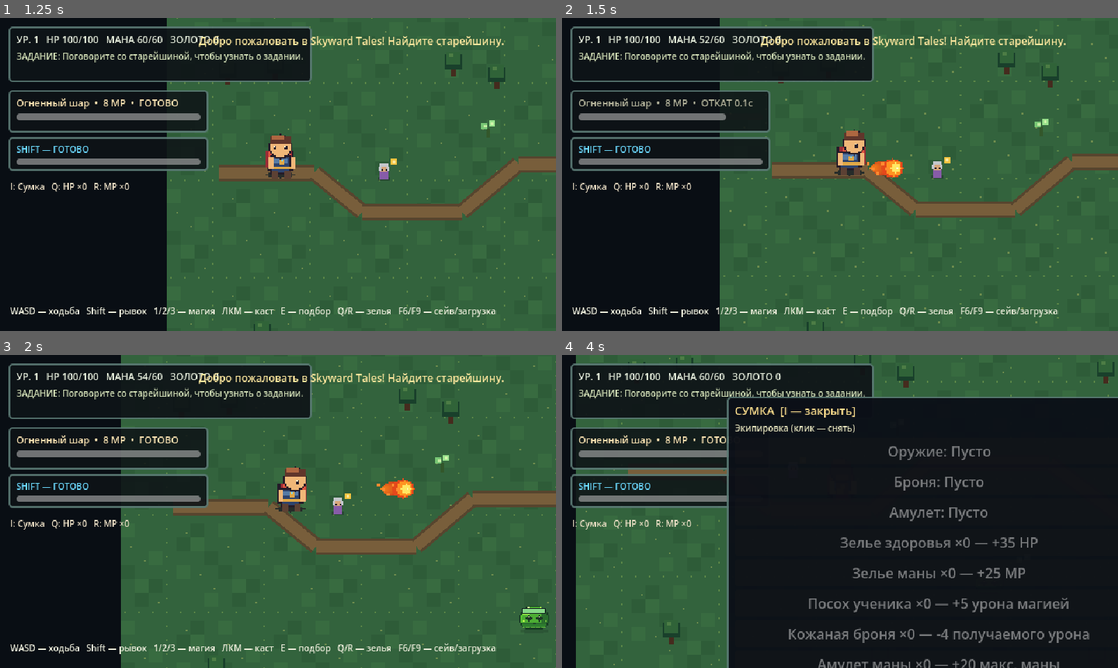
Above: before the commit, frames 1-4 (two rows, left to right).
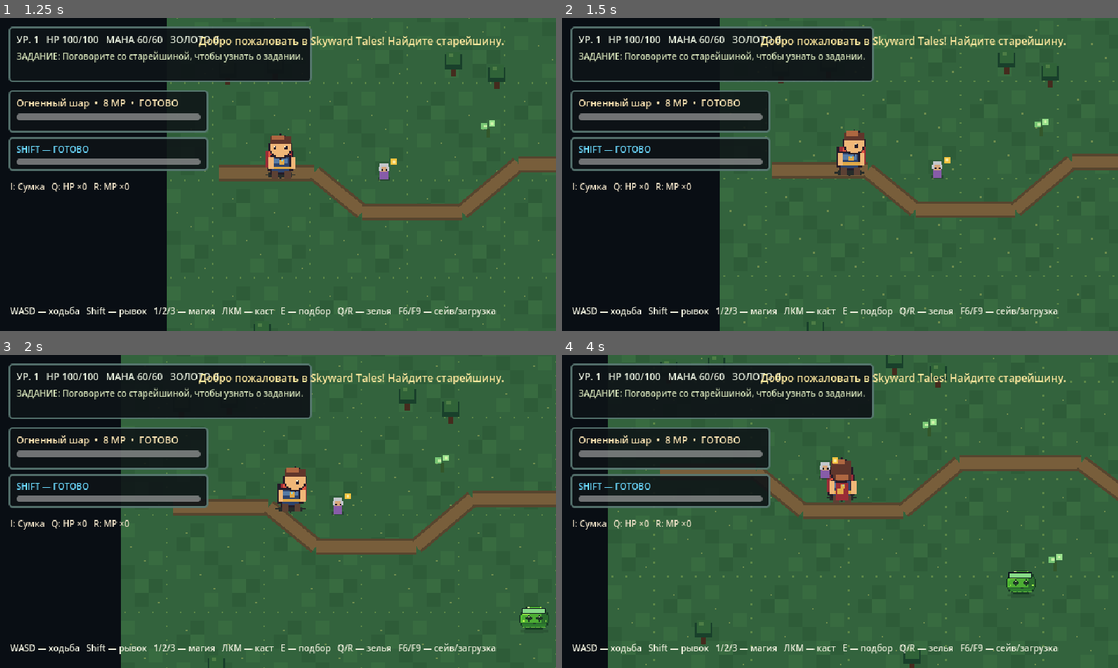
Above: after the commit, the same moments.

Repository: DoctorStrangeSH/Skyward-Tales
Game: Godot game, scene res://scenes/title_menu.tscn
Same seed, same stepped clock (60 frames per second), same inputs: the game is played once before the commit and once after it.
Inputs (mouse positions are in pixels of both pictures, inside the frame that each line leads up to):
- Up to frame 1 (1.25 s): click "Новая игра" at 0.5 s
- Up to frame 2 (1.5 s): tap Enter at 1.25 s; move the mouse to (962, 158) at 1.27 s; press the mouse at (962, 158) at 1.28 s; hold D (move_right) from 1.28 s (still down)
- Up to frame 3 (2 s): keep holding D (move_right)
- Up to frame 4 (4 s): move the mouse to (728, 527) at 2.02 s; release D (move_right) at 2.03 s; release the mouse at (728, 527) at 2.03 s; hold S (move_down) 2.03-2.78 s; tap E (interact) at 2.1 s; move the mouse to (895, 442) at 2.77 s; hold D (move_right) 2.78-3.53 s; tap Shift at 2.85 s; move the mouse to (812, 574) at 3.52 s; hold W (move_up) from 3.53 s (still down); tap I at 3.6 s; click (812, 574) at 3.67 s

Frame 1 is identical in both runs. In frame 2, 0.7% of the frame differs, in the area x 3-62%, y 5-52%; in frame 3, 0.3%; in frame 4, 63%, in the area x 1-100%, y 0-100%.
Error after the commit: Invalid access to property or key 'talent_visible' on a base object of type 'CanvasLayer (GameHud)'. (res://scripts/main.gd:87)

Commit message:
feat: add level-up talent choices and persistent character builds

Diff:
--- /dev/null
+++ b/data/talents.json
@@ -0,0 +1,8 @@
+{
+  "arcane_power": {"name": "Сила арканы", "description": "+3 к урону всех заклинаний за ранг.", "max_rank": 3},
+  "frost_lore": {"name": "Ледяное знание", "description": "+3 к урону «Ледяной стрелы» за ранг.", "max_rank": 3},
+  "storm_focus": {"name": "Грозовой фокус", "description": "+3 к урону «Цепной молнии» за ранг.", "max_rank": 3},
+  "vitality": {"name": "Жизненная сила", "description": "+15 к максимальному здоровью и немедленное восстановление 15 HP.", "max_rank": 3},
+  "mana_well": {"name": "Источник маны", "description": "+12 к максимальной мане и немедленное восстановление 12 MP.", "max_rank": 3},
+  "swift_cast": {"name": "Быстрое плетение", "description": "Сокращает перезарядку всех заклинаний на 8% за ранг.", "max_rank": 3}
+}
--- a/scripts/main.gd
+++ b/scripts/main.gd
@@ -84,7 +84,7 @@
 		hud.set_prompt("WASD — ходьба   Shift — рывок   1/2/3 — магия   ЛКМ — каст   E — подбор   Q/R — зелья   F6/F9 — сейв/загрузка")
 
 func _input(event: InputEvent) -> void:
-	if game_over:
+	if game_over or (hud != null and (hud.talent_visible or hud.defeat_visible)):
 		return
 	if event is InputEventKey and event.pressed and not event.echo:
 		if event.keycode == KEY_F6 and not get_tree().paused and not hud.dialogue_visible:
--- /dev/null
+++ b/tests/level_up_talents.gd
@@ -0,0 +1,63 @@
+extends SceneTree
+
+func _initialize() -> void:
+	call_deferred("_run")
+
+func _require(ok: bool, message: String) -> bool:
+	if not ok:
+		push_error("LEVEL UP TEST FAILED: " + message)
+		quit(1)
+		return false
+	return true
+
+func _run() -> void:
+	var game: Node2D = load("res://scenes/main.tscn").instantiate()
+	root.add_child(game)
+	await process_frame
+	game.save_path = "user://level_up_talents_test.json"
+	game.player.experience = game.player.experience_to_next - 1
+	game.player.add_experience(1)
+	if not _require(game.player.level == 2, "hero did not level up"):
+		return
+	if not _require(game.hud.talent_visible and paused, "level-up choice did not pause the world"):
+		return
+	if not _require(game.hud.talent_list.get_child_count() == 3, "expected three talent choices"):
+		return
+	var chosen_id: String = ""
+	var first_entry: VBoxContainer = game.hud.talent_list.get_child(0) as VBoxContainer
+	var first_button: Button = first_entry.get_child(0) as Button
+	var displayed_name: String = first_button.text.split("   РАНГ")[0]
+	for id in game.talent_definitions:
+		if str(game.talent_definitions[id].get("name", "")) == displayed_name:
+			chosen_id = str(id)
+			break
+	if not _require(not chosen_id.is_empty(), "could not identify first displayed talent"):
+		return
+	game._on_talent_selected(chosen_id)
+	if not _require(not game.hud.talent_visible and not paused, "choosing a talent did not resume gameplay"):
+		return
+	if not _require(int(game.player.talents.get(chosen_id, 0)) == 1, "chosen talent rank was not recorded"):
+		return
+	if chosen_id == "vitality" and not _require(game.player.max_health == 115, "vitality did not increase max health"):
+		return
+	if chosen_id == "mana_well" and not _require(game.player.max_mana == 72, "mana well did not increase max mana"):
+		return
+	if chosen_id == "swift_cast" and not _require(game.player.get_cooldown_multiplier() < 1.0, "swift cast did not reduce cooldown"):
+		return
+	if chosen_id == "arcane_power" and not _require(game.player.get_spell_bonus() == 3, "arcane power did not increase spell damage"):
+		return
+	if chosen_id == "frost_lore" and not _require(game.player.get_spell_bonus("frostbolt") == 3, "frost lore did not increase frost damage"):
+		return
+	if chosen_id == "storm_focus" and not _require(game.player.get_spell_bonus("chain_lightning") == 3, "storm focus did not increase lightning damage"):
+		return
+	if not _require(game.save_game(), "could not save talent progress"):
+		return
+	game.player.talents.clear()
+	if not _require(game.load_game(), "could not reload talent progress"):
+		return
+	if not _require(int(game.player.talents.get(chosen_id, 0)) == 1, "talent rank did not persist in save"):
+		return
+	DirAccess.remove_absolute(ProjectSettings.globalize_path(game.save_path))
+	print("LEVEL UP TEST OK: three choices, talent effects, pause/resume and save/load")
+	paused = false
+	quit(0)
Not shown, changed: docs/AI_HANDOFF.md
Not shown, changed: docs/ROADMAP.md
